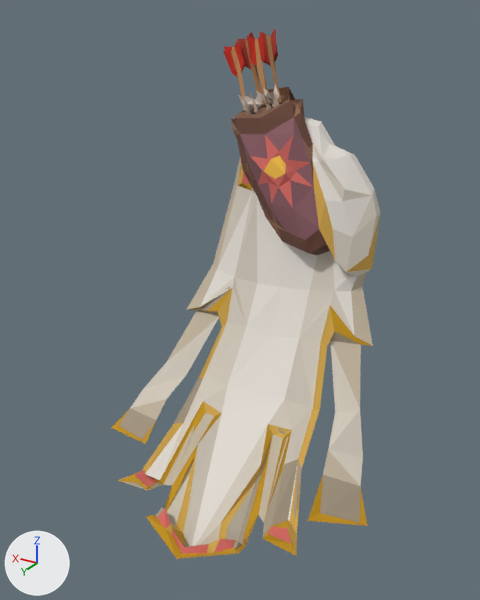
The glTF model models/player_dizana_s_max_cape.glb as it was, and as the next commit left it.
The view is the same before and after, from a 50 mm camera at (-83.7, 153.5, 190.5) aimed at (-2.3, 17.8, 122.6). The axes (+X, +Y, +Z) are drawn at lower left. The lights are the same throughout. Both versions are drawn at full value of the shape key '24' of 'Mesh_0'; the numbers are the values there. Vertices at the same position are counted once.
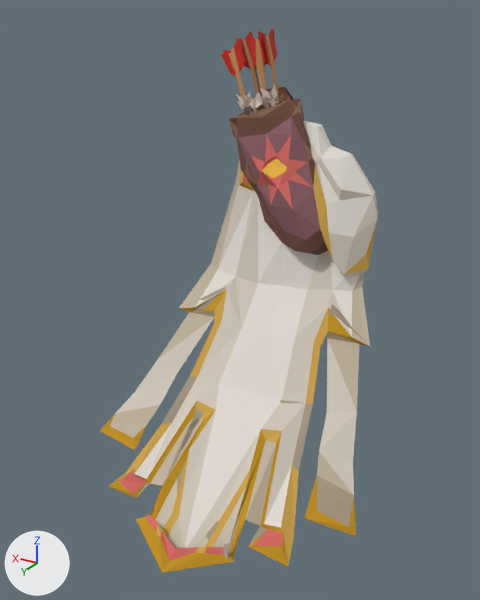
Patch to the scene script:
```diff
--- a/models/player_dizana_s_max_cape.glb.py
+++ b/models/player_dizana_s_max_cape.glb.py
@@ me_mesh_0 @@
 # used by ob_mesh_0; location = (-4.4, -6.7, 61.8); scale = (118.0, 118.0, 118.0)
-me_mesh_0.from_pydata(...)  # 440 vertices, 676 faces; spans x -0.337..0.272, y -0.309..0.56, z 0.079..1.059
+me_mesh_0.from_pydata(...)  # 441 vertices, 676 faces; spans x -0.103..0.502, y -0.387..0.539, z 0.099..1.06
+# me_mesh_0 part 1: the loose piece of 281 vertices spanning x -0.337..0.272, y -0.309..0.56, z 0.079..0.924 is rebuilt with 282 vertices and now spans x -0.103..0.502, y -0.387..0.539, z 0.099..0.924
+# me_mesh_0 part 2: 15 loose pieces with 159 vertices, spanning x 0.069..0.247, y -0.149..-0.013, z 0.865..1.059, are deleted
+# me_mesh_0 part 3
+# 125 vertices are added at x 0.306..0.476, y -0.216..-0.089, z 0.865..1.052
+# 18 new vertices lie (0.008, 0.0, 0.0) away from vertices in x 0.315..0.434, y -0.208..-0.089, z 0.865..1.035
+# 11 new vertices lie (0.009, 0.0, 0.0) away from vertices in x 0.323..0.391, y -0.216..-0.105, z 0.873..1.043
+# 5 new vertices lie (-0.008, 0.0, 0.017) away from vertices in x 0.323..0.374, y -0.216..-0.114, z 0.907..1.043
+# 128 new faces join them, mat_material_0 (picture img_image_0)
 me_mesh_0.materials.append(mat_material_0)
@@ ob_mesh_0 @@
 ob_mesh_0 = bpy.data.objects.new('Mesh_0', me_mesh_0)
-ob_mesh_0.location = (-4.4, -6.7, 61.8)
-ob_mesh_0.scale = (118.0, 118.0, 118.0)
+ob_mesh_0.location = (-31.5, 2.1, 62.6)
+ob_mesh_0.scale = (117.0, 117.0, 117.0)
```

Where the change shows, as pixel boxes [x1, y1, x2, y2] in the pictures (480 x 600 px):
'Mesh_0', reshaped, moved, rescaled
    before: [111, 28, 380, 559]
    after: [100, 27, 378, 573]
part 1 of me_mesh_0, rebuilt
    before: [111, 87, 380, 559]
    after: [100, 87, 378, 573]
part 2 of me_mesh_0, deleted (brown)
    before: [223, 28, 282, 115]
part 3 of me_mesh_0, added (brown)
    after: [221, 27, 281, 115]
